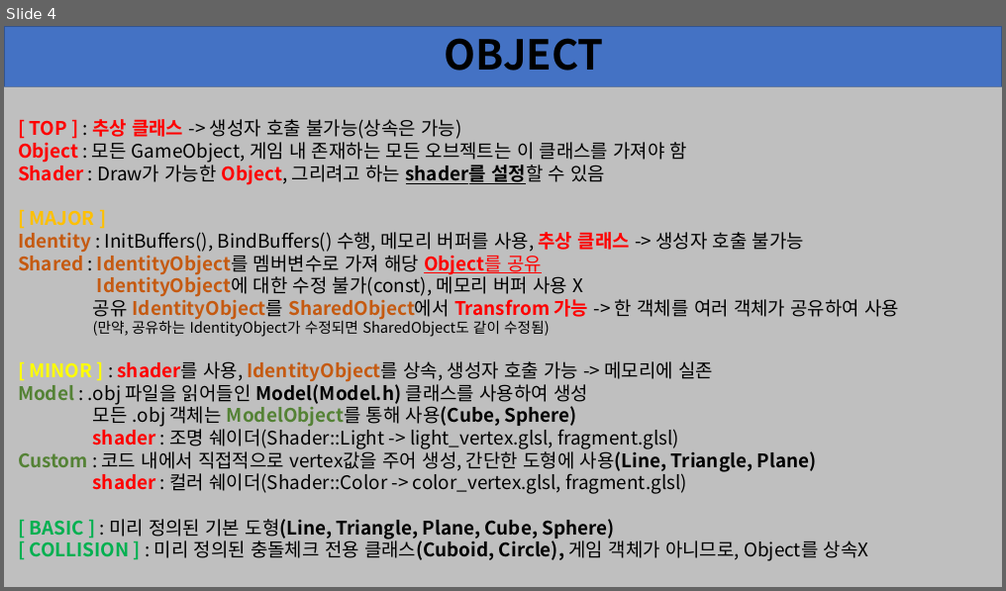
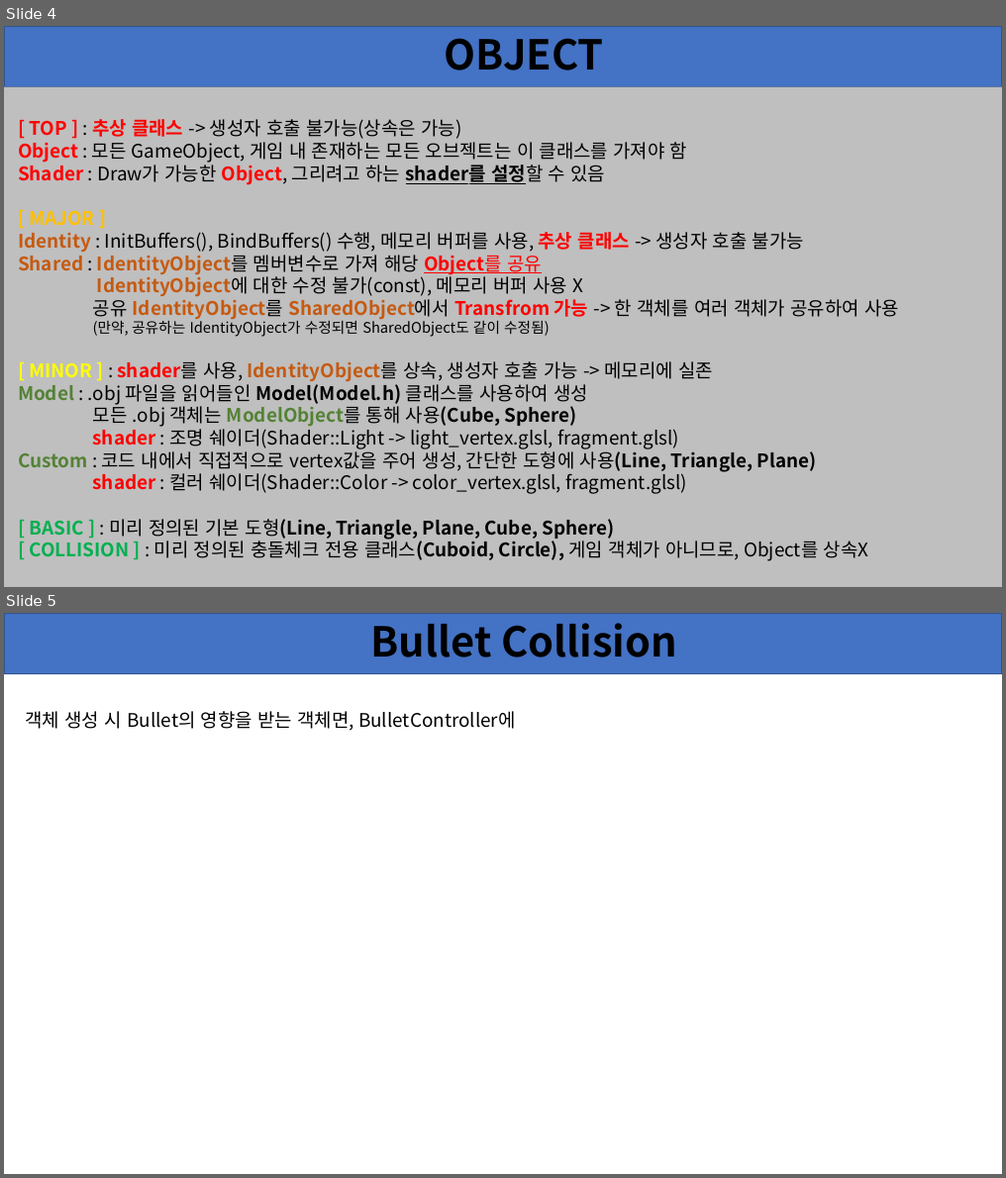
Before and after one commit to SaintPingu/TermProject_ComputerGraphics, a slide deck: Documents/framework.pptx. Shown one above the other, each under a label of ours: slide 4 before the commit, slides 4 and 5 after it. The pictures are 1006x591 and 1006x1178 pixels, drawn with LibreOffice and Linux fonts; fonts in the diff are those of the drawing. Boxes give left, top, right and bottom in pixels: in the first picture for what was removed or moved away, otherwise in the second. Text is boxed around its words. In the diff, an @@ line names an element or a change of style, - is before the commit and + after.

Commit message:
bullet collision with map

```diff
--- a/Documents/framework.pptx
+++ b/Documents/framework.pptx
@@ slide 5 added at [4, 613, 1002, 1174], background #FFFFFF; not listed: 1 template element that a slide beside it also shows @@
@@ title added at [371, 623, 677, 658], 39.6 pt, text #000000, bold @@
+Bullet Collision
@@ text added at [25, 711, 516, 731], 18 pt, text #000000 @@
+객체 생성 시 Bullet의 영향을 받는 객체면, BulletController에
```
Also in this commit, not shown: 13 other files.
